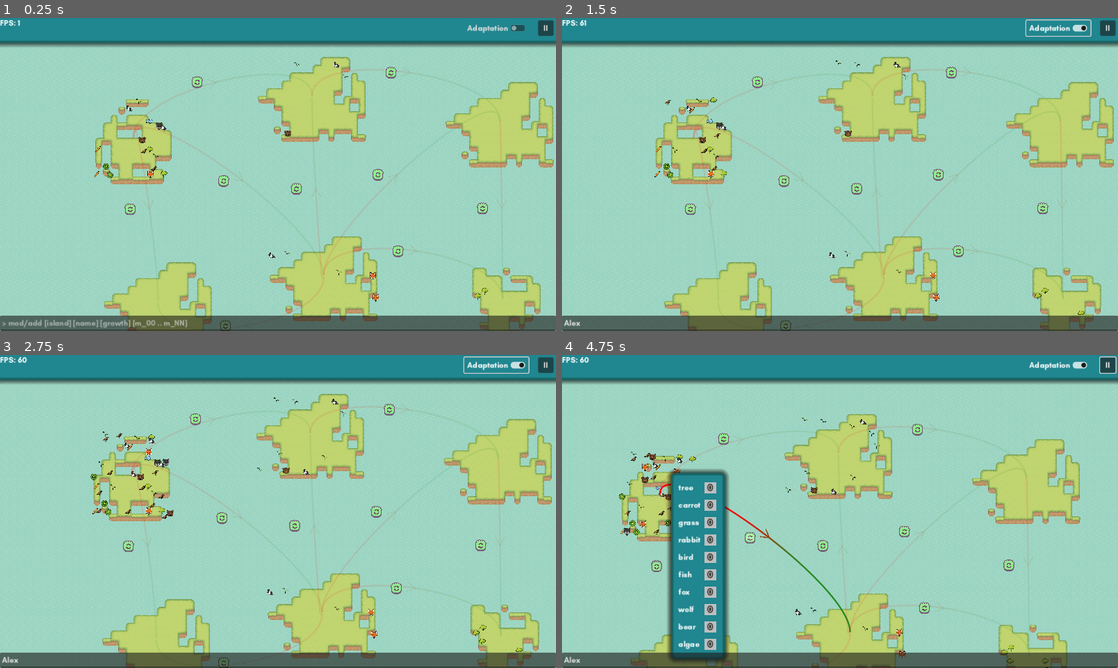
Above: before the commit, frames 1-4 (two rows, left to right).
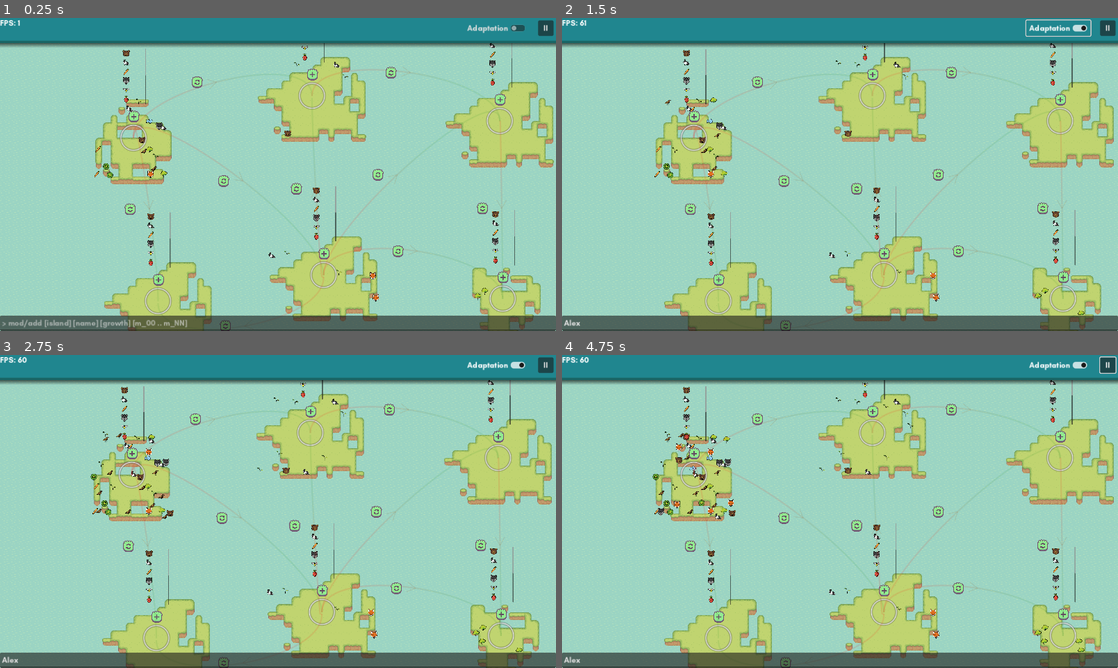
Above: after the commit, the same moments.

Repository: quimnuss/eco
Game: Godot game, scene res://scenes/world5.tscn
Two runs of this game, one before a commit and one after it. Both use one fixed random seed, a clock stepped at 60 frames per second and the inputs below.
Inputs (mouse positions are in pixels of both pictures, inside the frame that each line leads up to):
- Up to frame 1 (0.25 s): no input
- Up to frame 2 (1.5 s): click (840, 324) at 0.52 s; type "Alex" at 0.6 s; click (1056, 27) at 1.25 s, where only the run before the commit has a clickable "Adaptation"
- Up to frame 3 (2.75 s): click (122, 389) at 2.02 s
- Up to frame 4 (4.75 s): click (1106, 364) at 2.75 s, where only the run before the commit has a clickable "II"; tap Enter at 3.5 s; drag from (773, 527) to (678, 555) at 3.52 s; drag from (656, 564) to (751, 536) at 4.27 s

The runs differ from the first frame. In frame 1, 1.7% of the frame differs, in the area x 21-93%, y 8-95%; in frame 2, 1.7%; in frame 3, 1.8%; in frame 4, 27%, in the area x 10-100%, y 8-100%.

Commit message:
new: add species menu (with many attempts)

Diff:
--- a/actors/island.tscn
+++ b/actors/island.tscn
@@ -7,6 +7,8 @@
 [ext_resource type="Script" path="res://scripts/highlighter.gd" id="5_hc6sn"]
 [ext_resource type="PackedScene" uid="uid://cxdx1cm2a7b4t" path="res://ui/species_grid.tscn" id="6_e82f1"]
 [ext_resource type="Script" path="res://actors/lifeform_spawner.gd" id="7_a8cui"]
+[ext_resource type="PackedScene" uid="uid://cesj64wqtgr6c" path="res://ui/button_2d.tscn" id="7_oa0sx"]
+[ext_resource type="PackedScene" uid="uid://de6eq5x0khmdp" path="res://ui/species_scrollbox.tscn" id="8_nonig"]
 
 [sub_resource type="Gradient" id="Gradient_trq5i"]
 offsets = PackedFloat32Array(0.507042, 0.584507, 0.647887)
@@ -58,10 +60,19 @@
 grow_vertical = 0
 
 [node name="Highlight" type="Polygon2D" parent="."]
-visible = false
 texture = SubResource("GradientTexture2D_k4nnm")
 texture_offset = Vector2(32, 32)
 polygon = PackedVector2Array(-122, -114, 146, -113, 147, 118, -122, 116, -122, -63.8913)
+
+[node name="Button2D" parent="Highlight" instance=ExtResource("7_oa0sx")]
+position = Vector2(1, -44)
+button_type = 1
+
+[node name="SpeciesScrollbox" parent="Highlight/Button2D" instance=ExtResource("8_nonig")]
+offset_left = -100.0
+offset_top = -560.0
+offset_right = 100.0
+offset_bottom = -100.0
 
 [node name="Area2D" type="Area2D" parent="."]
 script = ExtResource("5_hc6sn")
@@ -76,4 +87,5 @@
 [connection signal="species_changed" from="GLV" to="SpeciesGrid" method="_on_glv_species_changed"]
 [connection signal="change_growth" from="SpeciesGrid" to="GLV" method="change_growth"]
 [connection signal="change_mutuality" from="SpeciesGrid" to="GLV" method="change_mutuality"]
+[connection signal="toggled" from="Highlight/Button2D" to="Highlight/Button2D/SpeciesScrollbox" method="_on_button_2d_toggled"]
 [connection signal="island_clicked" from="Area2D" to="." method="_on_area_2d_island_clicked"]
--- a/actors/lifeform.gd
+++ b/actors/lifeform.gd
@@ -4,27 +4,10 @@
 @onready var head : Sprite2D = $Head
 
 
-static var species_frame : Dictionary = { # [Species : enum, frame : int]
-    Species.SpeciesEnum.NONE:-1,
-    Species.SpeciesEnum.BEAR:51,
-    Species.SpeciesEnum.RABBIT:47,
-    Species.SpeciesEnum.CARROT:150,
-    Species.SpeciesEnum.WOLF:9,
-    Species.SpeciesEnum.BEE:99,
-    Species.SpeciesEnum.BERRY:141,
-    Species.SpeciesEnum.BIRD:67,
-    Species.SpeciesEnum.FISH:89,
-    Species.SpeciesEnum.FOX:10,
-    Species.SpeciesEnum.GRASS:119,
-    Species.SpeciesEnum.TREE:121,
-    Species.SpeciesEnum.WORM:107,
-    Species.SpeciesEnum.ALGAE:143
-}
-
 var species_enum : Species.SpeciesEnum
 
 func _ready():
-    head.frame = species_frame[species_enum]
+    head.frame = Species.species_frame[species_enum]
 
 
 func set_species(species : Species.SpeciesEnum):
--- a/actors/species.gd
+++ b/actors/species.gd
@@ -16,12 +16,12 @@
     line_2d.default_color = Color(randf_range(0,1),randf_range(0,1),randf_range(0,1))
     label.set_text(start_text)
     var species_enum : Species.SpeciesEnum = Species.name_enum[start_text]
-    head.frame = Lifeform.species_frame[species_enum]
+    head.frame = Species.species_frame[species_enum]
 
 func set_species_name(species_name : String):
     label.set_text(species_name)
     var species_enum : Species.SpeciesEnum = Species.name_enum[species_name]
-    head.frame = Lifeform.species_frame[species_enum]
+    head.frame = Species.species_frame[species_enum]
 
 func update_density(density : float):
     line_2d.set_point_position(1, unitary_bar_size * density)
--- a/actors/species.tscn
+++ b/actors/species.tscn
@@ -12,7 +12,6 @@
 texture = ExtResource("2_i8563")
 hframes = 16
 vframes = 11
-frame = 3
 
 [node name="Line2D" type="Line2D" parent="."]
 position = Vector2(136, 0)
--- a/data/3_sample_0.tres
+++ b/data/3_sample_0.tres
@@ -1,4 +1,4 @@
-[gd_resource type="Resource" script_class="GLVSample" load_steps=2 format=3]
+[gd_resource type="Resource" script_class="GLVSample" load_steps=2 format=3 uid="uid://bj1g704qr2oxy"]
 
 [ext_resource type="Script" path="res://actors/glv_sample.gd" id="1_12wmr"]
 
--- a/scripts/species_enum.gd
+++ b/scripts/species_enum.gd
@@ -33,3 +33,20 @@
     'worm' : Species.SpeciesEnum.WORM,
     'algae' : Species.SpeciesEnum.ALGAE
 }
+
+static var species_frame : Dictionary = { # [Species : enum, frame : int]
+    Species.SpeciesEnum.NONE:-1,
+    Species.SpeciesEnum.BEAR:51,
+    Species.SpeciesEnum.RABBIT:47,
+    Species.SpeciesEnum.CARROT:150,
+    Species.SpeciesEnum.WOLF:9,
+    Species.SpeciesEnum.BEE:99,
+    Species.SpeciesEnum.BERRY:141,
+    Species.SpeciesEnum.BIRD:67,
+    Species.SpeciesEnum.FISH:89,
+    Species.SpeciesEnum.FOX:10,
+    Species.SpeciesEnum.GRASS:119,
+    Species.SpeciesEnum.TREE:121,
+    Species.SpeciesEnum.WORM:107,
+    Species.SpeciesEnum.ALGAE:143
+}
--- /dev/null
+++ b/ui/add_species_form.gd
@@ -0,0 +1,7 @@
+extends PanelContainer
+
+var num_species : int = len(Species.name_enum)
+
+
+func _ready():
+    assert(len(Species.name_enum) == num_species)
--- /dev/null
+++ b/ui/add_species_form.tscn
@@ -0,0 +1,30 @@
+[gd_scene load_steps=2 format=3 uid="uid://boac4hmd53bx0"]
+
+[ext_resource type="Script" path="res://ui/add_species_form.gd" id="1_eoyck"]
+
+[node name="AddSpeciesForm" type="PanelContainer"]
+anchors_preset = 5
+anchor_left = 0.5
+anchor_right = 0.5
+offset_left = -20.0
+offset_right = 20.0
+offset_bottom = 40.0
+grow_horizontal = 2
+size_flags_vertical = 0
+script = ExtResource("1_eoyck")
+
+[node name="VBoxContainer" type="VBoxContainer" parent="."]
+layout_mode = 2
+
+[node name="HBoxContainer" type="HBoxContainer" parent="VBoxContainer"]
+layout_mode = 2
+
+[node name="Label" type="Label" parent="VBoxContainer/HBoxContainer"]
+layout_mode = 2
+text = "name"
+vertical_alignment = 1
+
+[node name="TextEdit" type="TextEdit" parent="VBoxContainer/HBoxContainer"]
+custom_minimum_size = Vector2(100, 32)
+layout_mode = 2
+placeholder_text = "name"
--- /dev/null
+++ b/ui/add_species_radial_menu.gd
@@ -0,0 +1,49 @@
+extends TextureButton
+
+@export var radius = 120
+@export var speed = 0.25
+
+var tween : Tween
+
+var num
+var active = false
+
+func _ready():
+    $Buttons.hide()
+    num = $Buttons.get_child_count()
+    for b in $Buttons.get_children():
+        b.global_position = global_position
+
+func _on_StartButton_pressed():
+    disabled = true
+    if active:
+        hide_menu()
+    else:
+        show_menu()
+
+func _on_Tween_tween_all_completed():
+    disabled = false
+    active = not active
+    if not active:
+        $Buttons.hide()
+
+func show_menu():
+    var spacing = TAU / num
+    for b in $Buttons.get_children():
+        # Subtract PI/2 to align the first button  to the top
+        var a = spacing * b.get_position_in_parent() - PI / 2
+        var dest = b.rect_position + Vector2(radius, 0).rotated(a)
+        tween.interpolate_property(b, "position",
+                b.position, dest, speed,
+                Tween.TRANS_BACK, Tween.EASE_OUT)
+        tween.interpolate_property(b, "scale",
+                Vector2(0.5, 0.5), Vector2.ONE, speed,
+                Tween.TRANS_LINEAR)
+    $Buttons.show()
+    tween.play()
+
+func hide_menu():
+    for b in $Buttons.get_children():
+        tween.interpolate_property(b, "position", b.position, position, speed, Tween.TRANS_BACK, Tween.EASE_IN)
+        tween.interpolate_property(b, "scale", null, Vector2(0.5, 0.5), speed, Tween.TRANS_LINEAR)
+    tween.play()
--- /dev/null
+++ b/ui/add_species_radial_menu.tscn
@@ -0,0 +1,21 @@
+[gd_scene load_steps=2 format=3 uid="uid://dvs0ucfjmau1b"]
+
+[ext_resource type="Script" path="res://ui/add_species_radial_menu.gd" id="1_jeng6"]
+
+[node name="RadialMenuButton" type="TextureButton"]
+anchors_preset = 15
+anchor_right = 1.0
+anchor_bottom = 1.0
+grow_horizontal = 2
+grow_vertical = 2
+script = ExtResource("1_jeng6")
+
+[node name="Buttons" type="Control" parent="."]
+anchors_preset = 0
+offset_right = 40.0
+offset_bottom = 40.0
+
+[node name="TextureButton" type="TextureButton" parent="Buttons"]
+layout_mode = 0
+offset_right = 40.0
+offset_bottom = 40.0
--- a/ui/button2d.gd
+++ b/ui/button2d.gd
@@ -1,10 +1,18 @@
 extends Node2D
+class_name Button2D
 
 @onready var pressed_sprite : Sprite2D = $Pressed
 @onready var normal_sprite : Sprite2D = $Normal
 
 @onready var hover = $Hover
 
+@export var button_type : ButtonType = ButtonType.MIGRATE
+@export var toggle_mode : bool = true
+
+enum ButtonType {
+    MIGRATE,
+    ADD_SPECIES
+}
 
 var pressed : bool = false :
     set(is_pressed):
@@ -17,9 +25,21 @@
 signal toggled(toggled_on : bool)
 signal hovered(hover_on : bool)
 
+func _ready():
+    match button_type:
+        ButtonType.ADD_SPECIES:
+            pressed_sprite.texture = load("res://assets/icons/Grass-Buttons-pressed-+.png")
+            normal_sprite.texture = load("res://assets/icons/Grass-Buttons-+.png")
+        ButtonType.MIGRATE:
+            pressed_sprite.texture = load("res://assets/icons/Grass-Buttons-pressed-return2.png")
+            normal_sprite.texture = load("res://assets/icons/Grass-Buttons-return2.png")
+
 func toggle():
     pressed = !pressed
     toggled.emit(pressed)
+    if not toggle_mode and pressed:
+        get_tree().create_timer(0.3).timeout.connect(toggle)
+
 
 func _on_area_2d_input_event(viewport, event, shape_idx):
     if event is InputEventMouseButton and event.is_pressed() and event.button_index == MOUSE_BUTTON_LEFT:
--- /dev/null
+++ b/ui/species_scrollbox.gd
@@ -0,0 +1,14 @@
+extends ScrollContainer
+@onready var v_box_container = $VBoxContainer
+
+func _ready():
+    # remove none
+    # TODO remove all species already present in the island
+    for species_enum : Species.SpeciesEnum in range(len(Species.species_frame)-1):
+        var species_button : SpeciesTextureButton = SpeciesTextureButton.new()
+        species_button.species_enum = species_enum
+        v_box_container.add_child(species_button)
+
+
+func _on_button_2d_toggled(toggled_on):
+    self.visible = toggled_on
--- /dev/null
+++ b/ui/species_scrollbox.tscn
@@ -0,0 +1,16 @@
+[gd_scene load_steps=2 format=3 uid="uid://de6eq5x0khmdp"]
+
+[ext_resource type="Script" path="res://ui/species_scrollbox.gd" id="1_1jior"]
+
+[node name="SpeciesScrollbox" type="ScrollContainer"]
+custom_minimum_size = Vector2(200, 300)
+anchors_preset = 15
+anchor_right = 1.0
+anchor_bottom = 1.0
+grow_horizontal = 2
+grow_vertical = 2
+horizontal_scroll_mode = 0
+script = ExtResource("1_1jior")
+
+[node name="VBoxContainer" type="VBoxContainer" parent="."]
+layout_mode = 2
--- /dev/null
+++ b/ui/species_texture_button.gd
@@ -0,0 +1,16 @@
+extends TextureButton
+class_name SpeciesTextureButton
+@export var species_enum : Species.SpeciesEnum
+
+const texture_width := 1152
+
+const texture_num_h_frames := 16
+
+func _ready():
+    self.texture_normal = AtlasTexture.new()
+    self.texture_normal.atlas = load("res://assets/animals_nature.png")
+
+    var frame : int = Species.species_frame[species_enum]
+    var atlas_coords = Vector2i(frame % texture_num_h_frames, int(frame/texture_num_h_frames))
+    self.texture_normal.region = Rect2(atlas_coords.x*72, atlas_coords.y*72, 72, 72)
+    prints(Species.name_enum.keys()[species_enum+1], species_enum,  frame, atlas_coords, self.texture_normal.region)
Not shown: 1 places in actors/island.tscn that only renumber resources
Binary file added: assets/icons/Grass-Buttons-+.png
Not shown, added: assets/icons/Grass-Buttons-+.png.import
Binary file added: assets/icons/Grass-Buttons-pressed-+.png
Not shown, added: assets/icons/Grass-Buttons-pressed-+.png.import
